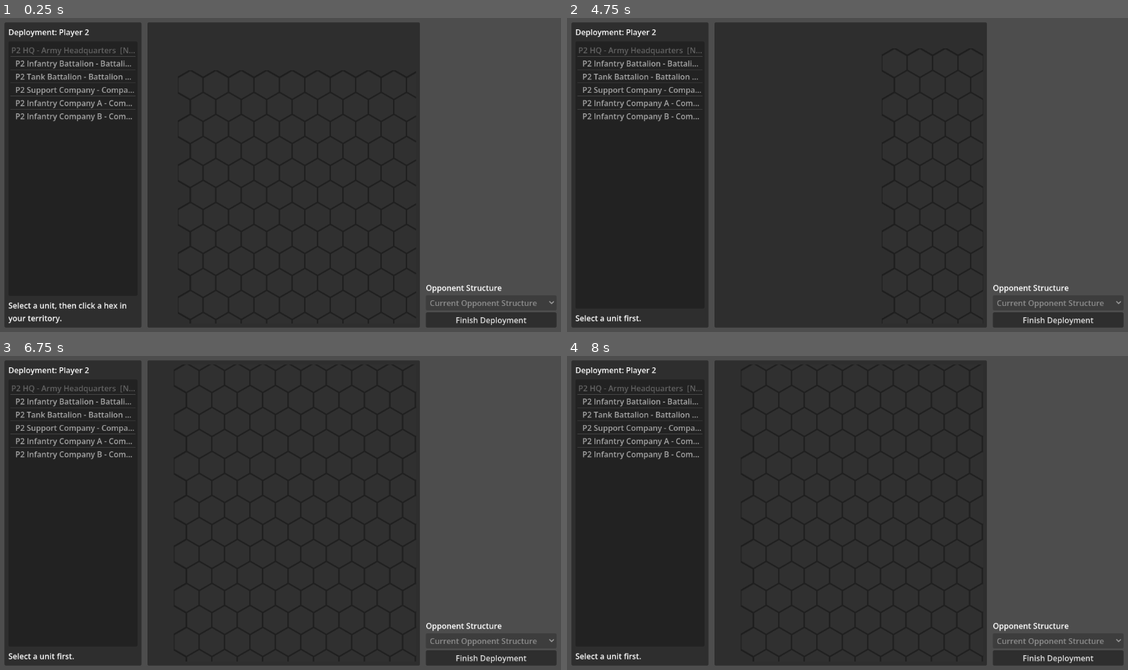
Above: before the commit, frames 1-4 (two rows, left to right).
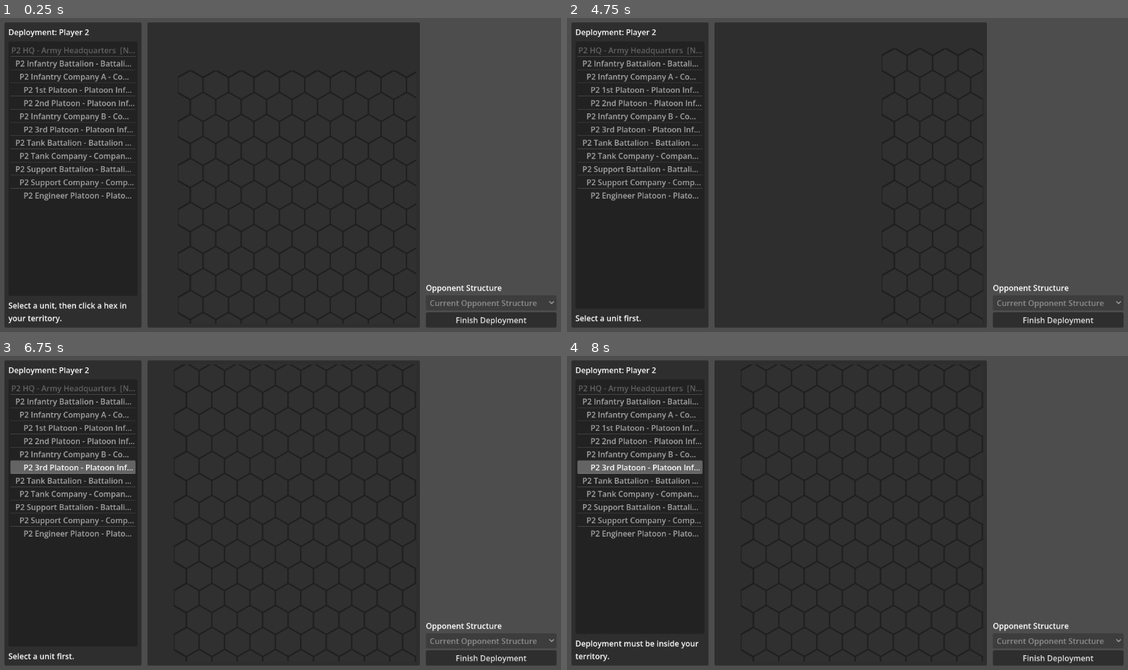
Above: after the commit, the same moments.

Repository: cpt-miche/Combat-Mission-Companion
Game: Godot game, scene res://scenes/deployment/DeploymentScreen.tscn
Same seed, same stepped clock (60 frames per second), same inputs: the game is played once before the commit and once after it. This scene is started directly instead of the project's main scene.
Inputs (mouse positions are in pixels of both pictures, inside the frame that each line leads up to):
- Up to frame 1 (0.25 s): no input
- Up to frame 2 (4.75 s): click "Finish Deployment" at 0.5 s; click "Finish Deployment" at 1.25 s; click "Finish Deployment" at 2 s; tap A at 2.75, 3.5, 4.25 s; drag from (853, 175) to (903, 105) at 2.77 s; drag from (735, 190) to (819, 237) at 3.52 s; move the mouse to (903, 105) at 4.27 s; hold Ctrl from 4.28 s (still down); click (903, 105) at 4.42 s
- Up to frame 3 (6.75 s): release Ctrl at 5 s; tap Space at 5, 6.5 s; drag from (252, 575) to (112, 465) at 5.02 s; tap Enter at 5.75 s; move the mouse to (448, 560) at 5.77 s; hold Ctrl 5.78-6.5 s; click (448, 560) at 5.92 s; drag from (112, 465) to (196, 434) at 6.52 s
- Up to frame 4 (8 s): move the mouse to (875, 513) at 7.27 s; hold Ctrl from 7.28 s (still down); click (875, 513) at 7.42 s

The runs differ from the first frame. In frame 1, 2.1% of the frame differs, in the area x 1-25%, y 17-59%; in frame 2, 2.1%; in frame 3, 2.9%; in frame 4, 3.3%, in the area x 1-25%, y 17-98%.

Commit message:
Add platoon hierarchy to fallback deployment tree

Diff:
--- a/scripts/ui/deployment/DeploymentScreen.gd
+++ b/scripts/ui/deployment/DeploymentScreen.gd
@@ -182,35 +182,83 @@
 				"name": "%s Infantry Battalion" % side_label,
 				"type": "infantry",
 				"size": "battalion",
-				"children": []
+				"children": [
+					{
+						"id": "%s_infantry_co_1" % side_label,
+						"name": "%s Infantry Company A" % side_label,
+						"type": "infantry",
+						"size": "company",
+						"children": [
+							{
+								"id": "%s_infantry_co_1_plt_1" % side_label,
+								"name": "%s 1st Platoon" % side_label,
+								"type": "infantry",
+								"size": "platoon",
+								"children": []
+							},
+							{
+								"id": "%s_infantry_co_1_plt_2" % side_label,
+								"name": "%s 2nd Platoon" % side_label,
+								"type": "infantry",
+								"size": "platoon",
+								"children": []
+							}
+						]
+					},
+					{
+						"id": "%s_infantry_co_2" % side_label,
+						"name": "%s Infantry Company B" % side_label,
+						"type": "infantry",
+						"size": "company",
+						"children": [
+							{
+								"id": "%s_infantry_co_2_plt_1" % side_label,
+								"name": "%s 3rd Platoon" % side_label,
+								"type": "infantry",
+								"size": "platoon",
+								"children": []
+							}
+						]
+					}
+				]
 			},
 			{
 				"id": "%s_tank_bn" % side_label,
 				"name": "%s Tank Battalion" % side_label,
 				"type": "tank",
 				"size": "battalion",
-				"children": []
+				"children": [
+					{
+						"id": "%s_tank_co_1" % side_label,
+						"name": "%s Tank Company" % side_label,
+						"type": "tank",
+						"size": "company",
+						"children": []
+					}
+				]
 			},
 			{
-				"id": "%s_support_co" % side_label,
-				"name": "%s Support Company" % side_label,
+				"id": "%s_support_bn" % side_label,
+				"name": "%s Support Battalion" % side_label,
 				"type": "engineer",
-				"size": "company",
-				"children": []
-			},
-			{
-				"id": "%s_infantry_co_1" % side_label,
-				"name": "%s Infantry Company A" % side_label,
-				"type": "infantry",
-				"size": "company",
-				"children": []
-			},
-			{
-				"id": "%s_infantry_co_2" % side_label,
-				"name": "%s Infantry Company B" % side_label,
-				"type": "infantry",
-				"size": "company",
-				"children": []
+				"size": "battalion",
+				"children": [
+					{
+						"id": "%s_support_co" % side_label,
+						"name": "%s Support Company" % side_label,
+						"type": "engineer",
+						"size": "company",
+						"children": [
+							{
+								"id": "%s_support_co_plt_1" % side_label,
+								"name": "%s Engineer Platoon" % side_label,
+								"type": "engineer",
+								"size": "platoon",
+								"children": []
+							}
+						]
+					}
+				]
 			}
 		]
 	}
